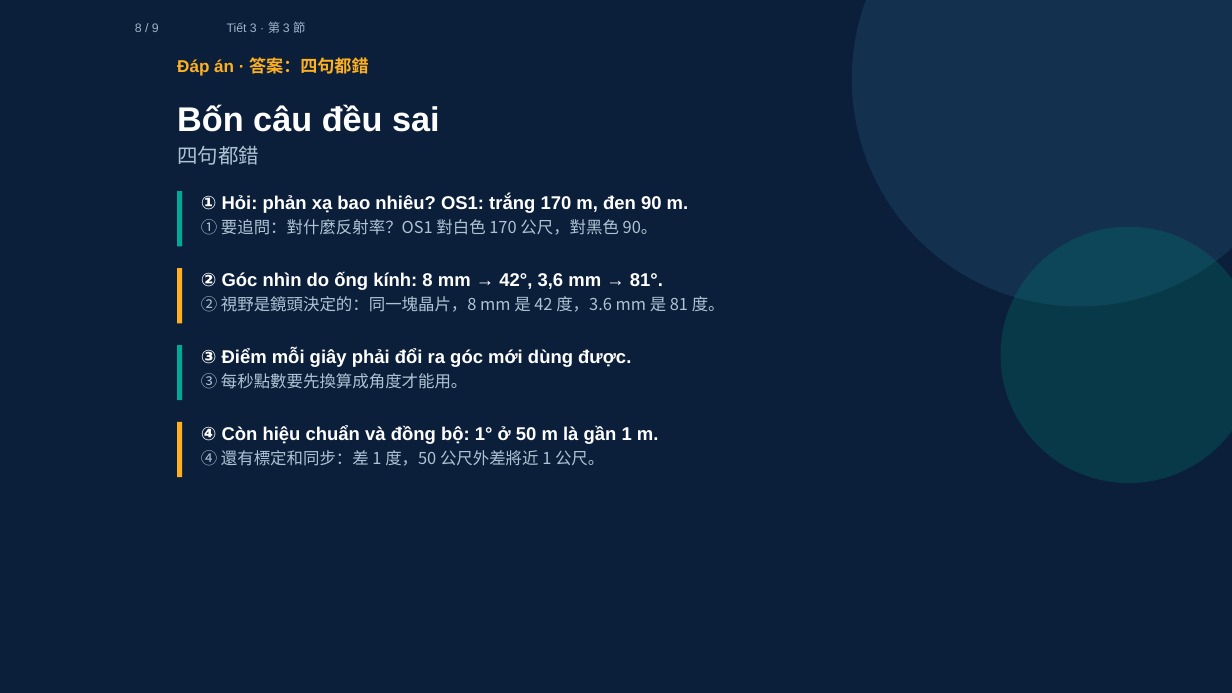
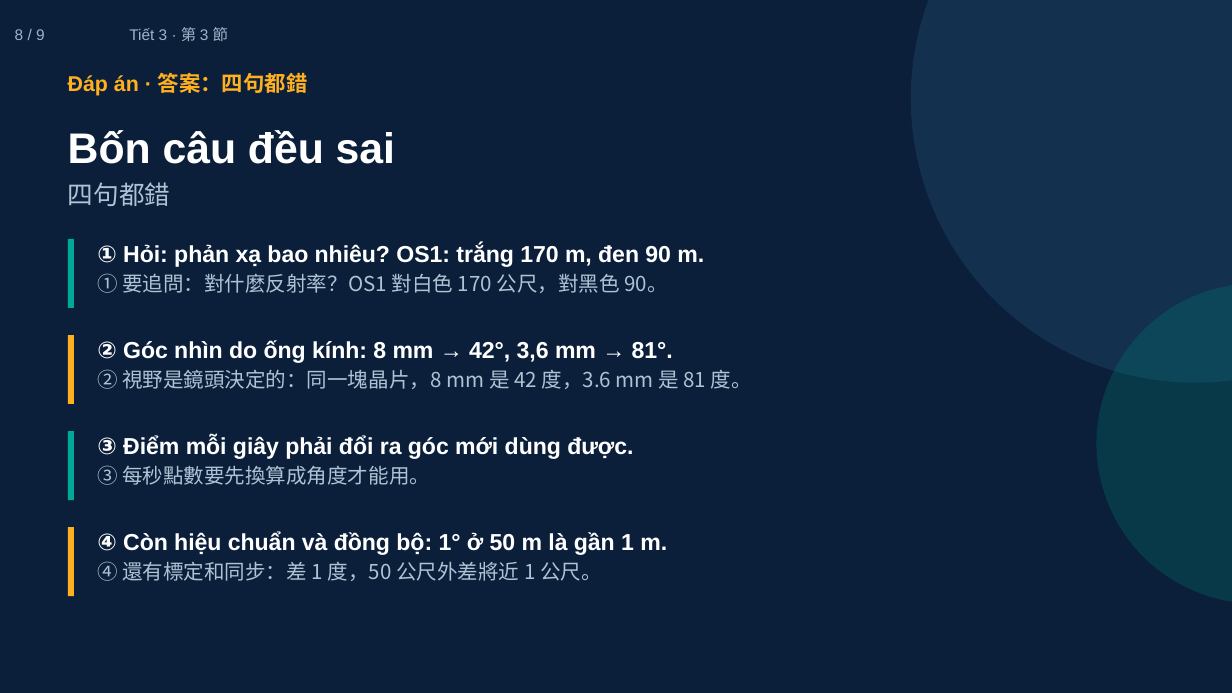
Before and after one commit to ch-neural/MITUST-Principles-of-Self-Driving-Cars, a slide deck: slide 8 of 第五週(10-08)/第五週_第3節_簡報.pptx. Drawn at 1232x693 pixels with LibreOffice and Linux fonts; fonts in the diff are those of the drawing. Boxes give left, top, right and bottom in pixels: in the first picture for what was removed or moved away, otherwise in the second. Text is boxed around its words. In the diff, an @@ line names an element or a change of style, - is before the commit and + after.

```diff
--- a/第五週(10-08)/第五週_第3節_簡報.pptx
+++ b/第五週(10-08)/第五週_第3節_簡報.pptx
@@ text "8 / 9" at (15,29,45,40): size 7.2 to 9 pt @@
@@ text "8 / 9": place and size @@
-text "8 / 9" at (135,23,159,32)
+text "8 / 9" at (15,29,45,40)
@@ text "Tiết 3 · 第 3 ...": place and size @@
-text "Tiết 3 · 第 3 ..." at (227,21,305,33)
+text "Tiết 3 · 第 3 ..." at (129,27,228,41)
@@ text "Tiết 3 · 第 3 ..." at (129,27,228,41): size 7.2 to 9 pt @@
@@ ellipse: place and size @@
-ellipse at (853,0,1232,306)
+ellipse at (912,0,1232,382)
@@ text "Đáp án · 答案：四句都錯": place and size @@
-text "Đáp án · 答案：四句都錯" at (177,57,368,76)
+text "Đáp án · 答案：四句都錯" at (68,72,308,96)
@@ text "Đáp án · 答案：四句都錯" at (68,72,308,96): size 10 to 12.5 pt @@
@@ text "Bốn câu đều sai": place and size @@
-text "Bốn câu đều sai" at (177,104,440,165)
+text "Bốn câu đều sai" at (68,130,395,206)
@@ text "Bốn câu đều sai" at (68,130,395,206): size 20 to 25 pt in "Bốn câu đều sai"; size 12 to 15 pt in "四句都錯" @@
@@ rectangle: place and size @@
-rectangle at (177,191,182,246)
+rectangle at (68,239,74,308)
@@ text "① Hỏi: phản xạ bao ...": place and size @@
-text "① Hỏi: phản xạ bao ..." at (201,195,689,235)
+text "① Hỏi: phản xạ bao ..." at (97,243,704,293)
@@ text "① Hỏi: phản xạ bao ..." at (97,243,704,293): size 10.8 to 13.5 pt in "① Hỏi: phản xạ bao nhiêu? OS1: ..."; size 9.6 to 12 pt in "① 要追問：對什麼反射率？OS1 對白色 170 公尺，對黑色 90。" @@
@@ ellipse: place and size @@
-ellipse at (1000,227,1232,483)
+ellipse at (1096,283,1232,604)
@@ rectangle: place and size @@
-rectangle at (177,269,182,324)
+rectangle at (68,335,74,404)
@@ text "② Góc nhìn do ống ...": place and size @@
-text "② Góc nhìn do ống ..." at (201,272,725,312)
+text "② Góc nhìn do ống ..." at (97,340,752,389)
@@ text "② Góc nhìn do ống ..." at (97,340,752,389): size 10.8 to 13.5 pt in "② Góc nhìn do ống kính: 8 ..."; size 9.6 to 12 pt in "② 視野是鏡頭決定的：同一塊晶片，8 mm 是 42 度，3.6 mm ..." @@
@@ rectangle: place and size @@
-rectangle at (177,345,182,400)
+rectangle at (68,431,74,500)
@@ text "③ Điểm mỗi giây phải ...": place and size @@
-text "③ Điểm mỗi giây phải ..." at (201,349,631,389)
+text "③ Điểm mỗi giây phải ..." at (97,435,633,485)
@@ text "③ Điểm mỗi giây phải ..." at (97,435,633,485): size 10.8 to 13.5 pt in "③ Điểm mỗi giây phải đổi ra ..."; size 9.6 to 12 pt in "③ 每秒點數要先換算成角度才能用。" @@
@@ rectangle: place and size @@
-rectangle at (177,423,182,478)
+rectangle at (68,527,74,596)
@@ text "④ Còn hiệu chuẩn và ...": place and size @@
-text "④ Còn hiệu chuẩn và ..." at (201,426,659,466)
+text "④ Còn hiệu chuẩn và ..." at (97,532,667,581)
@@ text "④ Còn hiệu chuẩn và ..." at (97,532,667,581): size 10.8 to 13.5 pt in "④ Còn hiệu chuẩn và đồng bộ: ..."; size 9.6 to 12 pt in "④ 還有標定和同步：差 1 度，50 公尺外差將近 1 公尺。" @@
```
Also in this commit, not shown: 8 other slides changed, 3 other files.
